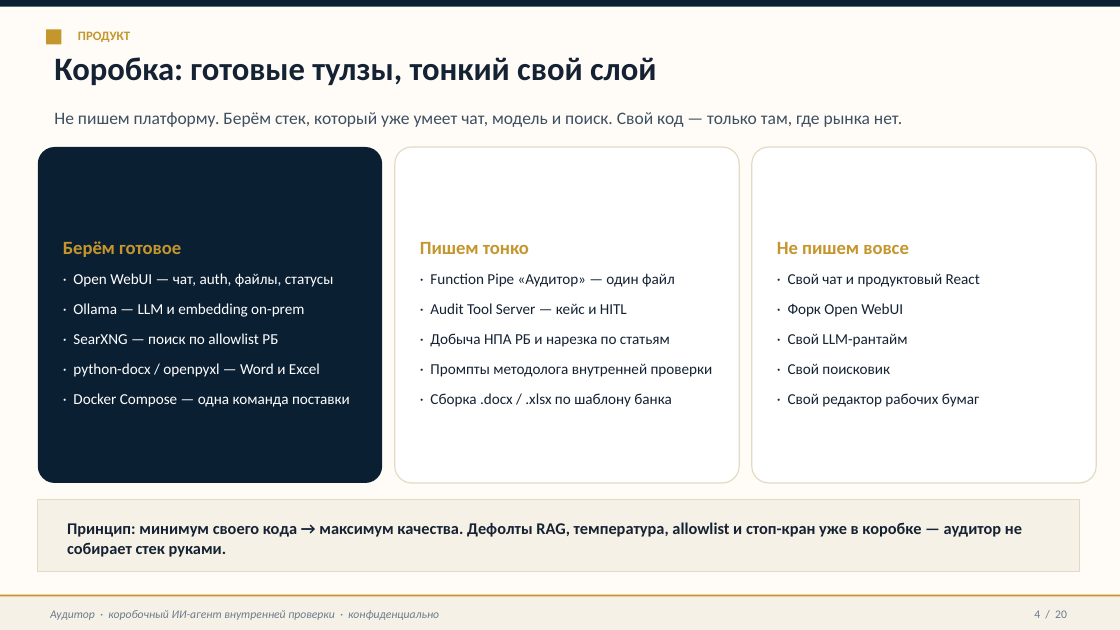
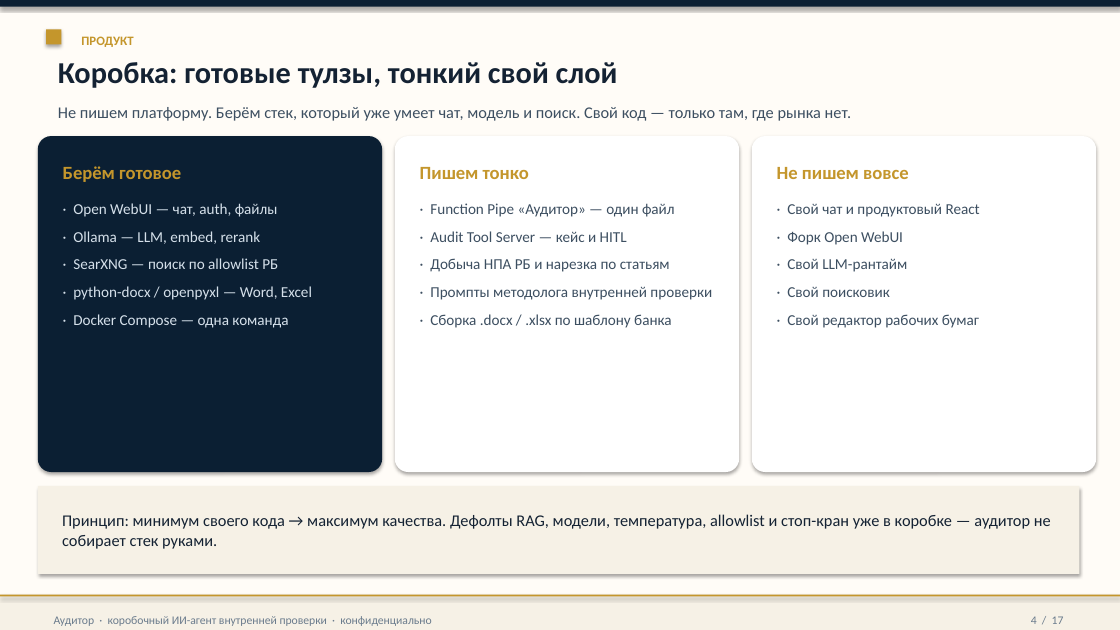
Before and after one commit to sweetd0vee/audit-tools, a slide deck: slide 4 of docs/Аудитор_ИИ-агент_презентация.pptx. Drawn at 1120x630 pixels with LibreOffice and Linux fonts; fonts in the diff are those of the drawing. Boxes give left, top, right and bottom in pixels: in the first picture for what was removed or moved away, otherwise in the second. Text is boxed around its words. In the diff, an @@ line names an element or a change of style, - is before the commit and + after.

```diff
--- a/docs/Аудитор_ИИ-агент_презентация.pptx
+++ b/docs/Аудитор_ИИ-агент_презентация.pptx
@@ shadow on in 5 elements at box(0, 0, 1120, 630), box(0, 0, 1120, 7), box(0, 595, 1120, 630), box(0, 595, 1120, 597), box(46, 29, 61, 45) @@
@@ text "ПРОДУКТ": place and size @@
-text "ПРОДУКТ" at box(78, 31, 130, 42)
+text "ПРОДУКТ" at box(81, 36, 133, 47)
@@ text "Коробка: готовые тулзы, тонкий свой ..." at box(58, 62, 618, 88): size 28 to 26 pt @@
@@ text "Не пишем платформу. Берём стек, ..." at box(58, 107, 852, 121): size 15 to 14 pt @@
@@ 3 rounded rectangles: place and size @@
-3 rounded rectangles at box(38, 147, 1096, 483)
+3 rounded rectangles at box(38, 136, 1096, 472)
@@ rounded rectangle "Берём готовое" at box(38, 136, 382, 472): vertical alignment middle to top; shadow on; proportions changed @@
@@ rounded rectangle "Пишем тонко" at box(395, 136, 739, 472): text colour #142233 to #3D4F61; more space between paragraphs; less space between paragraphs; vertical alignment middle to top; outline #E4D9C4 1 pt to none; shadow on; proportions changed @@
@@ rounded rectangle "Не пишем вовсе" at box(752, 136, 1096, 472): text colour #142233 to #3D4F61 in "· Свой чат и продуктовый React", "· Форк Open WebUI", "· Свой LLM-рантайм", "· Свой поисковик" and 1 more places; more space between paragraphs; less space between paragraphs; vertical alignment middle to top; outline #E4D9C4 1 pt to none; shadow on; proportions changed @@
@@ text in rounded rectangle at box(63, 166, 278, 269): text colour #FFFFFF to #D5E0EA in "· SearXNG — поиск по allowlist РБ"; more space between paragraphs; less space between paragraphs @@
@@ text in rounded rectangle at box(73, 203, 278, 244): text changed; text colour #FFFFFF to #D5E0EA @@
-· Open WebUI — чат, auth, файлы, статусы
-· Ollama — LLM и embedding on-prem
+· Open WebUI — чат, auth, файлы
+· Ollama — LLM, embed, rerank
@@ text in rounded rectangle at box(73, 286, 312, 328): text changed; text colour #FFFFFF to #D5E0EA @@
-· python-docx / openpyxl — Word и Excel
-· Docker Compose — одна команда поставки
+· python-docx / openpyxl — Word, Excel
+· Docker Compose — одна команда
@@ rectangle: place and size @@
-rectangle at box(38, 500, 1080, 571)
+rectangle at box(38, 486, 1080, 574)
@@ rectangle at box(38, 486, 1080, 574): outline #E4D9C4 1 pt to none; shadow on @@
@@ text "Принцип: минимум своего кода → ..." at box(62, 514, 1051, 549): vertical alignment top to middle @@
@@ text at box(62, 514, 1051, 549): text changed; bold off @@
-Принцип: минимум своего кода → максимум качества. Дефолты RAG, температура, allowlist и стоп-кран уже в коробке — аудитор не собирает стек руками.
+Принцип: минимум своего кода → максимум качества. Дефолты RAG, модели, температура, allowlist и стоп-кран уже в коробке — аудитор не собирает стек руками.
@@ text "Аудитор · коробочный ИИ-агент внутренней ..." at box(54, 616, 431, 626): italic off @@
@@ text at box(1031, 616, 1064, 624): text changed @@
-4 / 20
+4 / 17
```
Also in this commit, not shown: 14 other slides changed, 2 slides added, 5 slides removed, 4 other files.
